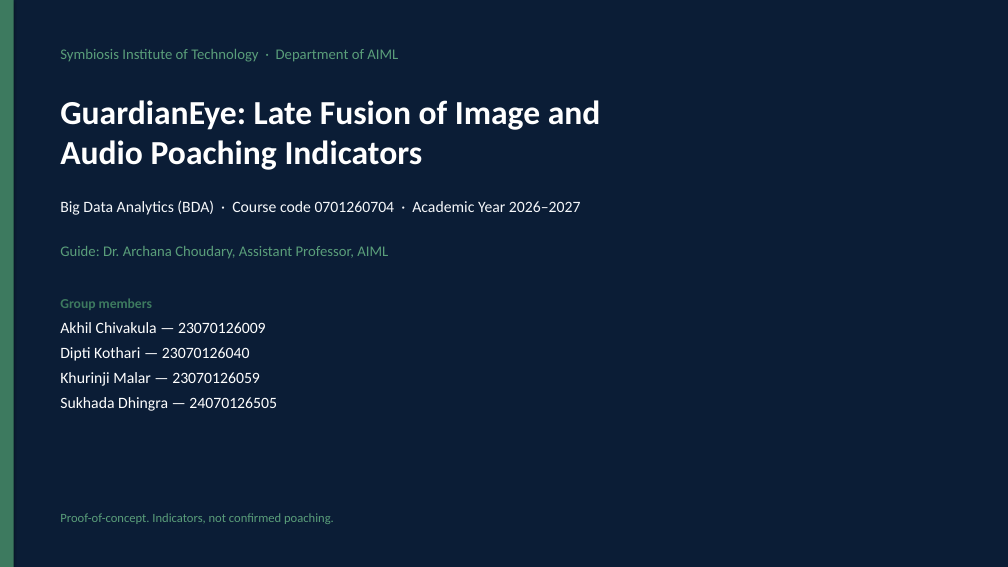
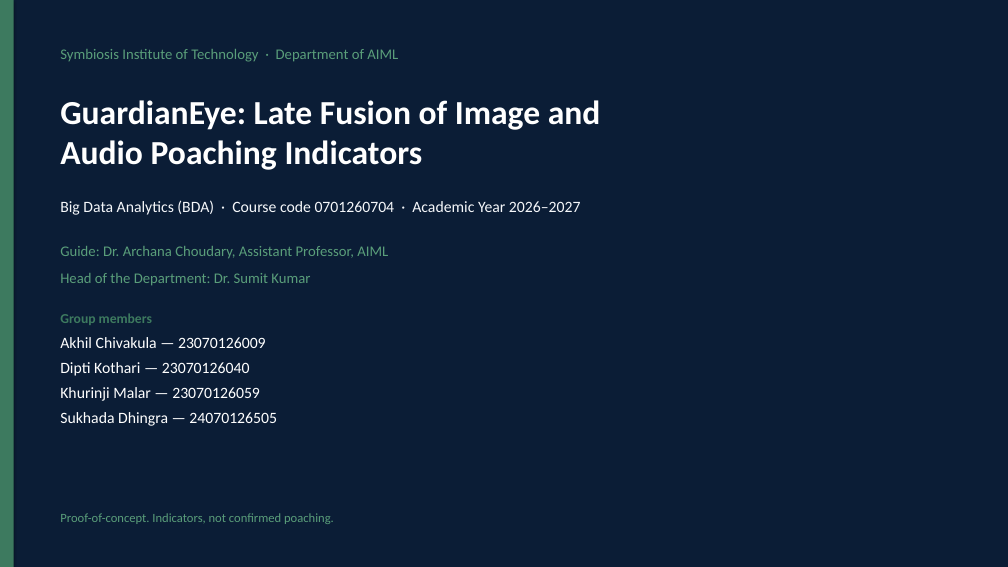
Before and after one commit to Sukhxdx/Guardian_eye, a slide deck: slide 1 of BDA_Project_Presentation_2026_2027.pptx. Drawn at 1008x567 pixels with LibreOffice and Linux fonts; fonts in the diff are those of the drawing. Boxes give left, top, right and bottom in pixels: in the first picture for what was removed or moved away, otherwise in the second. Text is boxed around its words. In the diff, an @@ line names an element or a change of style, - is before the commit and + after.

```diff
--- a/BDA_Project_Presentation_2026_2027.pptx
+++ b/BDA_Project_Presentation_2026_2027.pptx
@@ text added at (60, 273, 310, 286), 14 pt, text #5A9E7A @@
+Head of the Department: Dr. Sumit Kumar
@@ text "Group members": place and size @@
-text "Group members" at (60, 298, 277, 411)
+text "Group members" at (60, 313, 277, 426)
```
Also in this commit, not shown: 1 other slide changed, 8 other files.
